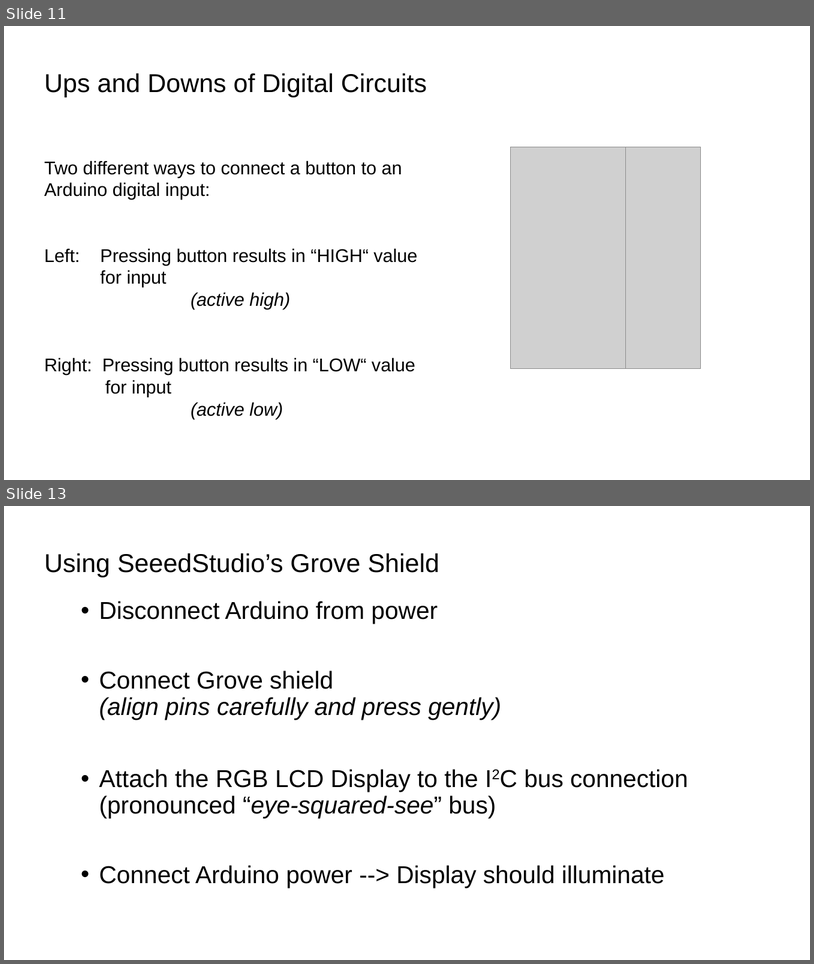
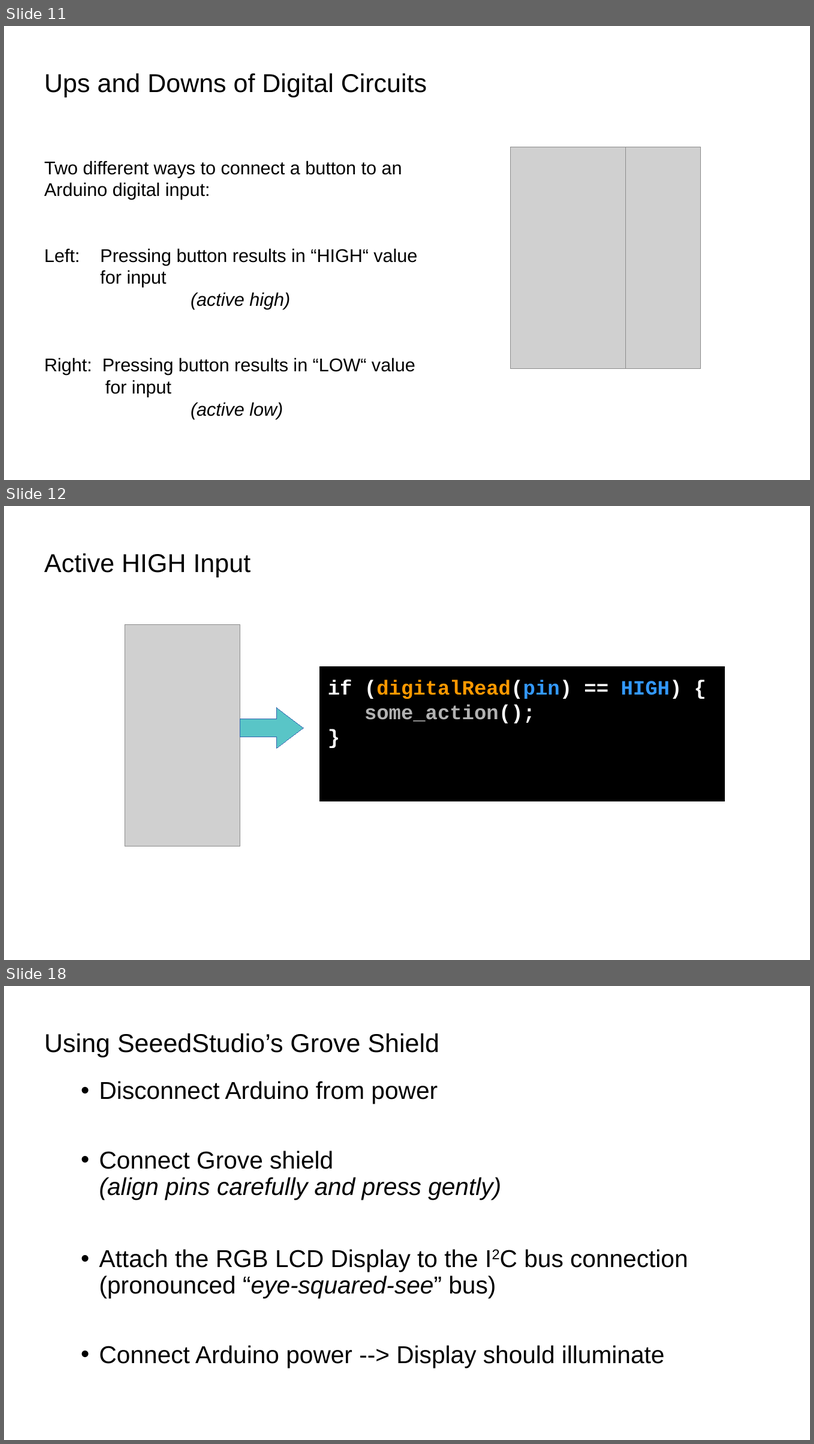
Before and after one commit to bradakelly/ArduinoDevelopmentWorkshop, a slide deck: CourseSlideshow.odp. Shown one above the other, each under a label of ours: slides 11 and 13 before the commit, slides 11, 12 and 18 after it; the slides between them are not shown. The pictures are 814x964 and 814x1444 pixels, drawn with LibreOffice and Linux fonts; fonts in the diff are those of the drawing; grey boxes stand for pictures; background and template pictures are left out. Boxes give left, top, right and bottom in pixels: in the first picture for what was removed or moved away, otherwise in the second. Text is boxed around its words. In the diff, an @@ line names an element or a change of style, - is before the commit and + after.

Commit message:
ADded schematics and analog input slides

```diff
--- a/CourseSlideshow.odp
+++ b/CourseSlideshow.odp
@@ slide 12 added at [4,506,810,960], background picture (left out) @@
@@ title added at [44,553,251,577], 25.4 pt, text #000000 @@
+Active HIGH Input
@@ picture added at [125,625,240,846] @@
@@ rectangle added at [321,667,724,799], fill #000000, outline #000000 2.49 pt, 20 pt, text #FFFFFF, bold @@
+if (digitalRead(pin) == HIGH) {
+some_action();
+}
@@ right arrow added at [240,708,304,748], fill #59C5C7, outline #3465AF 0 pt @@
@@ what was slide 13 is now slide 18 @@
```
Also in this commit, not shown: 5 slides changed, 4 other slides added.
